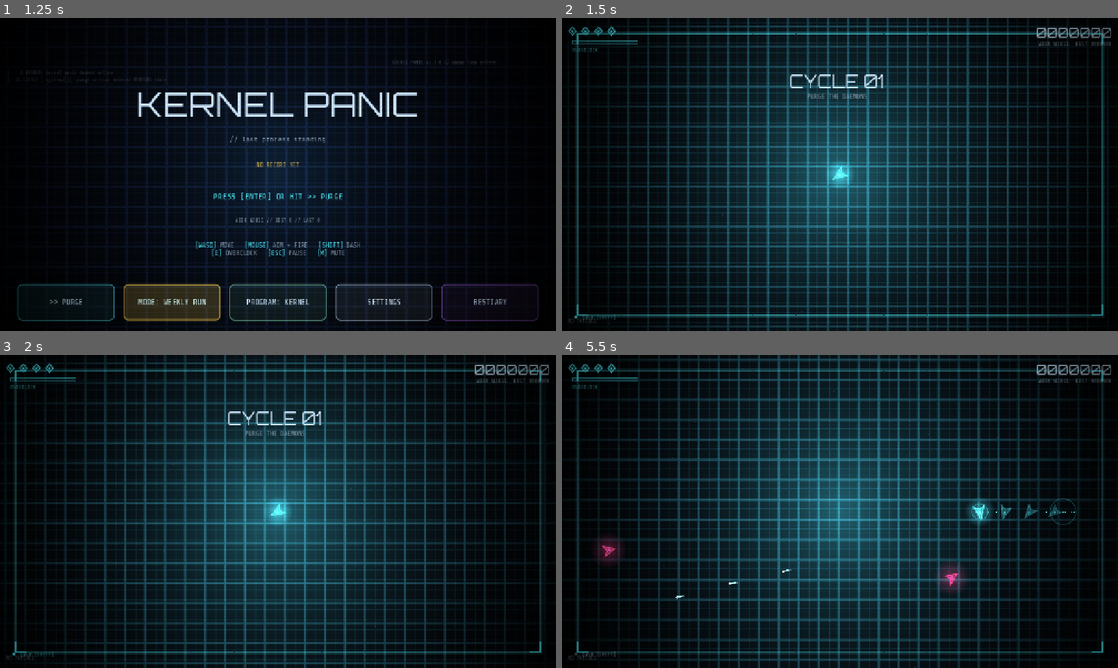
Above: before the commit, frames 1-4 (two rows, left to right).
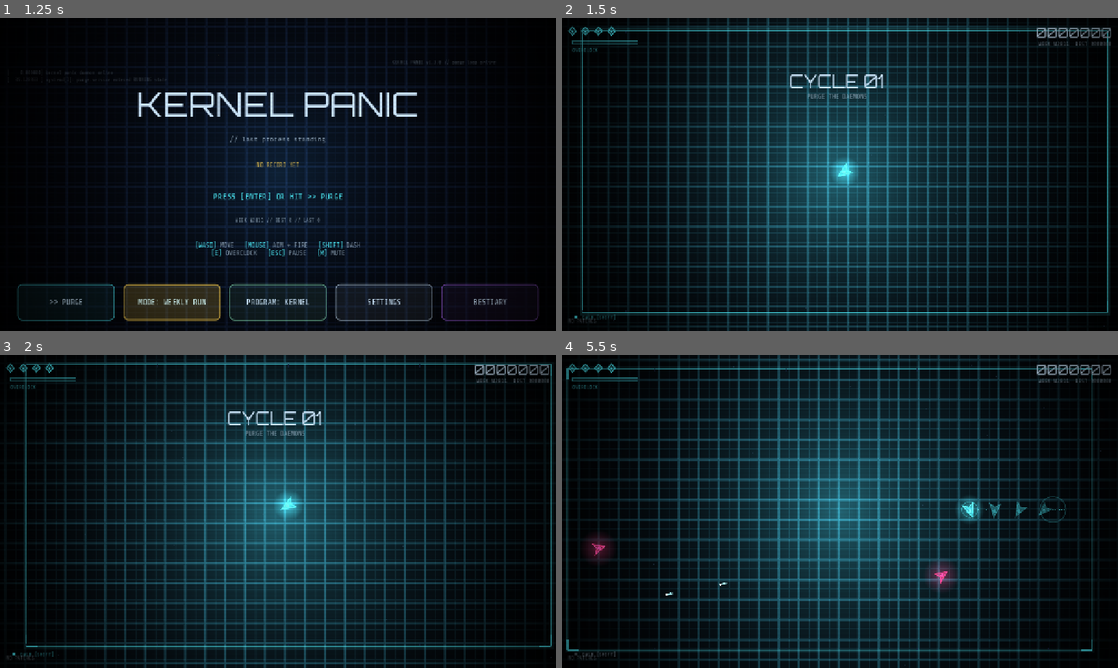
Above: after the commit, the same moments.

Repository: mafuzyk/kernel-panic
Game: Godot game, scene res://src/ui/menu.tscn
Two runs of this game, one before a commit and one after it. Both use one fixed random seed, a clock stepped at 60 frames per second and the inputs below.
Inputs (mouse positions are in pixels of both pictures, inside the frame that each line leads up to):
- Up to frame 1 (1.25 s): click "MODE: CLASSIC" at 0.5 s
- Up to frame 2 (1.5 s): click ">> PURGE" at 1.25 s
- Up to frame 3 (2 s): no input
- Up to frame 4 (5.5 s): tap Enter (confirm) at 2 s; move the mouse to (962, 495) at 2.02 s; hold D (move_right) 2.03-2.75 s; tap Space (dash) at 2.1, 3.6, 5.3 s; click (962, 495) at 2.17 s; drag from (728, 527) to (1040, 511) at 2.77 s; move the mouse to (895, 442) at 3.52 s; hold D (move_right) 3.53-4.25 s; drag from (812, 574) to (1095, 511) at 4.27 s; move the mouse to (1006, 558) at 5.02 s; hold A (move_left) from 5.03 s (still down); hold E (overclock) from 5.03 s (still down)

Frame 1 is identical in both runs. In frame 2, 5.5% of the frame differs, in the area x 2-99%, y 2-97%; in frame 3, 3.3%; in frame 4, 4.6%.

Commit message:
fix: align wayland detection and dash hud state

Diff:
--- a/src/arena/camera_rig.gd
+++ b/src/arena/camera_rig.gd
@@ -19,7 +19,7 @@
 
 func _process(delta: float) -> void:
 	trauma = maxf(trauma - delta * 1.9, 0.0)
-	var desktop := DisplayServer.get_name() == "windows" or DisplayServer.get_name() == "x11" or DisplayServer.get_name() == "macos"
+	var desktop := Balance.is_desktop_display()
 	var lean_target := Vector2.ZERO
 	if desktop and not DisplayServer.is_touchscreen_available():
 		var mouse := get_global_mouse_position()
--- a/src/autoload/balance.gd
+++ b/src/autoload/balance.gd
@@ -82,3 +82,7 @@
 
 static func arena_rect() -> Rect2:
 	return Rect2(-ARENA_W * 0.5, -ARENA_H * 0.5, ARENA_W, ARENA_H)
+
+static func is_desktop_display(display_name: String = "") -> bool:
+	var name := display_name.to_lower() if display_name != "" else DisplayServer.get_name().to_lower()
+	return name in ["windows", "macos", "x11", "wayland", "embedded"]
--- a/src/autoload/dev_harness.gd
+++ b/src/autoload/dev_harness.gd
@@ -762,6 +762,26 @@
 	if arena.touch != null:
 		arena.touch.player = player
 	await _ticks(2)
+	player.invuln = 9999.0
+	player.hp = player.max_hp
+	print("AT_STEP desktop_dash_hud")
+	_check(Balance.is_desktop_display("wayland"), "wayland is a desktop display")
+	_check(Balance.is_desktop_display("embedded"), "embedded is a desktop display")
+	arena.hud.player = player
+	Game.patch_levels = {"dash": 1}
+	player.dash_charges = 1
+	player.dash_cd = Balance.DASH_CD * pow(0.82, Game.patch_level("dash"))
+	await _ticks(2)
+	_check(arena.hud._dash_frac < 0.1, "dash hud uses quick dash cooldown")
+	player.dash_charges = 2
+	player.dash_recharge_t = 0.5
+	player.dash_cd = 0.5
+	await _ticks(2)
+	_check(arena.hud._dash_frac > 0.99, "dash hud shows available extra charge")
+	player.dash_charges = 1
+	player.dash_recharge_t = 0.0
+	player.dash_cd = 0.0
+	Game.patch_levels = {}
 	print("AT_STEP newenemies")
 	var rec = load("res://src/enemies/recursor.gd").new()
 	rec.position = player.global_position + Vector2(300, 0)
@@ -829,13 +849,11 @@
 		target_field.kill_slot(i)
 	var near_idx := target_field.spawn(oom.global_position + Vector2(12, 0))
 	var selected_idx := target_field.spawn(oom.global_position + Vector2(160, 0))
-	oom.set_physics_process(false)
 	oom._steal(selected_idx)
 	_check(target_field.is_stolen(selected_idx) and not target_field.is_stolen(near_idx), "OOM_KILLER steals selected mote slot")
 	target_field.free_all_stolen()
 	target_field.kill_slot(near_idx)
 	oom.carried_ids.clear()
-	oom.set_physics_process(true)
 	var steal_box := [-1]
 	arena.mote_field.spawn(oom.global_position + Vector2(12, 0))
 	await _until(func() -> bool:
--- a/src/player/player.gd
+++ b/src/player/player.gd
@@ -154,7 +154,7 @@
 	position.x = clampf(position.x, r.position.x + Balance.PLAYER_RADIUS, r.end.x - Balance.PLAYER_RADIUS)
 	position.y = clampf(position.y, r.position.y + Balance.PLAYER_RADIUS, r.end.y - Balance.PLAYER_RADIUS)
 	var manual_touch_aim := touch_aim.length() > 0.2
-	var desktop := DisplayServer.get_name() == "windows" or DisplayServer.get_name() == "x11" or DisplayServer.get_name() == "macos"
+	var desktop := Balance.is_desktop_display()
 	if manual_touch_aim:
 		aim = touch_aim.normalized() * 100.0
 	elif lockon_active:
@@ -307,6 +307,14 @@
 		n = maxf(dash_charges - 1.0, 1.0)
 	return int(n)
 
+func available_dash_charges() -> int:
+	if dash_charges <= 1:
+		return 0 if dash_cd > 0.0 else 1
+	return _avail_charges()
+
+func dash_cooldown_duration() -> float:
+	return Balance.DASH_CD * pow(0.82, Game.patch_level("dash"))
+
 func notify_kill() -> void:
 	if Game.patch_level("turbo") > 0 and dash_cd > 0.0:
 		dash_cd = maxf(dash_cd - 0.35 * Game.patch_level("turbo"), 0.0)
--- a/src/ui/hud.gd
+++ b/src/ui/hud.gd
@@ -12,6 +12,8 @@
 var _oc_ready := false
 var _oc_active := false
 var _dash_frac := 1.0
+var _dash_available := 1
+var _dash_max := 1
 var _banner_t := 0.0
 var _banner_text := ""
 var _banner_sub := ""
@@ -110,7 +112,12 @@
 		_meter = player.meter
 		_oc_ready = player.oc_ready
 		_oc_active = player.overclock_active
-		_dash_frac = clampf(1.0 - player.dash_cd / Balance.DASH_CD, 0.0, 1.0)
+		_dash_available = player.available_dash_charges()
+		_dash_max = maxi(player.dash_charges, 1)
+		if _dash_available > 0:
+			_dash_frac = 1.0
+		else:
+			_dash_frac = clampf(1.0 - player.dash_cd / player.dash_cooldown_duration(), 0.0, 1.0)
 	if _build_label != null and Game.patch_level("vampic") > 0:
 		var on_cd := Game.vampic_cd > 0.0
 		var blink := 0.35 + 0.3 * absf(sin(Time.get_ticks_msec() / 180.0))
@@ -201,11 +208,12 @@
 	draw_rect(Rect2(bar.position, Vector2(bar.size.x * _combo_frac, 4)), hot)
 
 func _dash_pip(f: Font) -> void:
-	if DisplayServer.is_touchscreen_available():
+	if not Balance.is_desktop_display() or DisplayServer.is_touchscreen_available():
 		return
 	var col := Balance.COL_PLAYER if _dash_frac >= 1.0 else Color(Balance.COL_TEXT.r, Balance.COL_TEXT.g, Balance.COL_TEXT.b, 0.35)
 	draw_circle(Vector2(32, 688), 5.0, col)
-	draw_string(f, Vector2(46, 693), "DASH [SHIFT]", HORIZONTAL_ALIGNMENT_LEFT, -1, 12, Color(col.r, col.g, col.b, 0.7))
+	var dash_text := "DASH x%d [SHIFT]" % _dash_max if _dash_max > 1 else "DASH [SHIFT]"
+	draw_string(f, Vector2(46, 693), dash_text, HORIZONTAL_ALIGNMENT_LEFT, -1, 12, Color(col.r, col.g, col.b, 0.7))
 
 func _boss_bar(f: Font) -> void:
 	var w := 500.0
